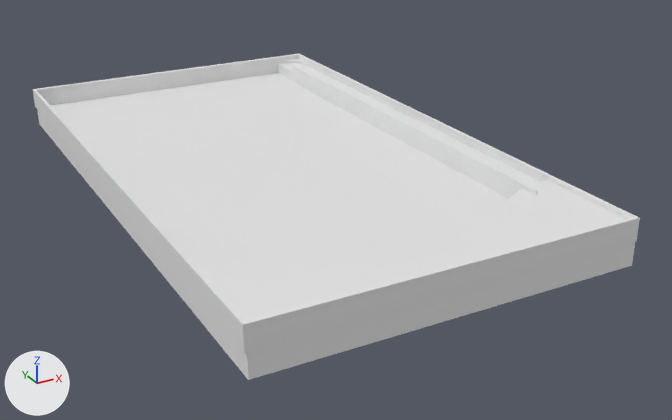
What one commit did to the FBX model Assets/3D Models/table.fbx.
Rendered twice from a 50 mm camera at (-0.855, -1.763, 0.774) aimed at (0.082, -0.059, -0.078). Every picture has the same lights, and +X, +Y and +Z are marked at lower left.

In view in the first picture: 'table'.
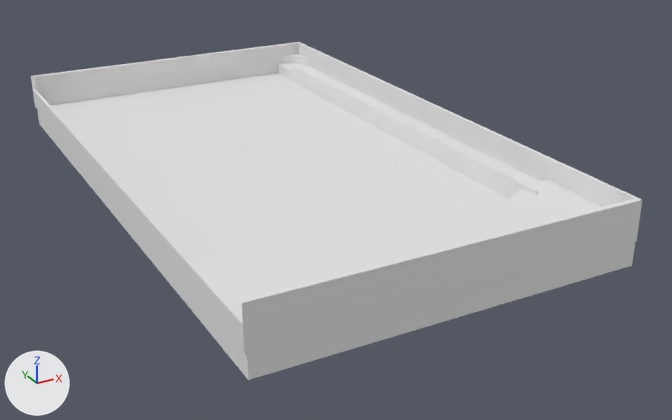
Commit message: Some upgades

Location of each change, [x1, y1, x2, y2] in pixels of the pictures (672 x 420 px):
'table', reshaped
    before: [33, 54, 640, 380]
    after: [31, 42, 642, 380]
part 1 of me_cube_006, built on
    before: [34, 54, 639, 325]
    after: [31, 42, 642, 325]

Diff of the bpy script that builds the scene:
```diff
--- a/Assets/3D Models/table.fbx.py
+++ b/Assets/3D Models/table.fbx.py
@@ me_cube_006 @@
 # used by ob_table; location = (0.0, 0.0, 0.0)
-me_cube_006.from_pydata(...)  # 124 vertices, 116 faces; spans x -0.402..0.395, y -0.655..0.746, z -0.03..0.068
+me_cube_006.from_pydata(...)  # 132 vertices, 124 faces; spans x -0.402..0.395, y -0.655..0.746, z -0.03..0.105
+# me_cube_006 part 1
+# 3 faces are deleted
+# 30 vertices in x 0.326..0.389, y 0.658..0.732, z 0.056 move by (0.0, 0.0, 0.015)
+# 8 new vertices lie (0.0, 0.0, 0.037) away from vertices in x -0.402..0.395, y -0.655..0.744, z 0.068
+# 11 new faces join them
 me_cube_006.materials.append(mat_tableskin)
```
